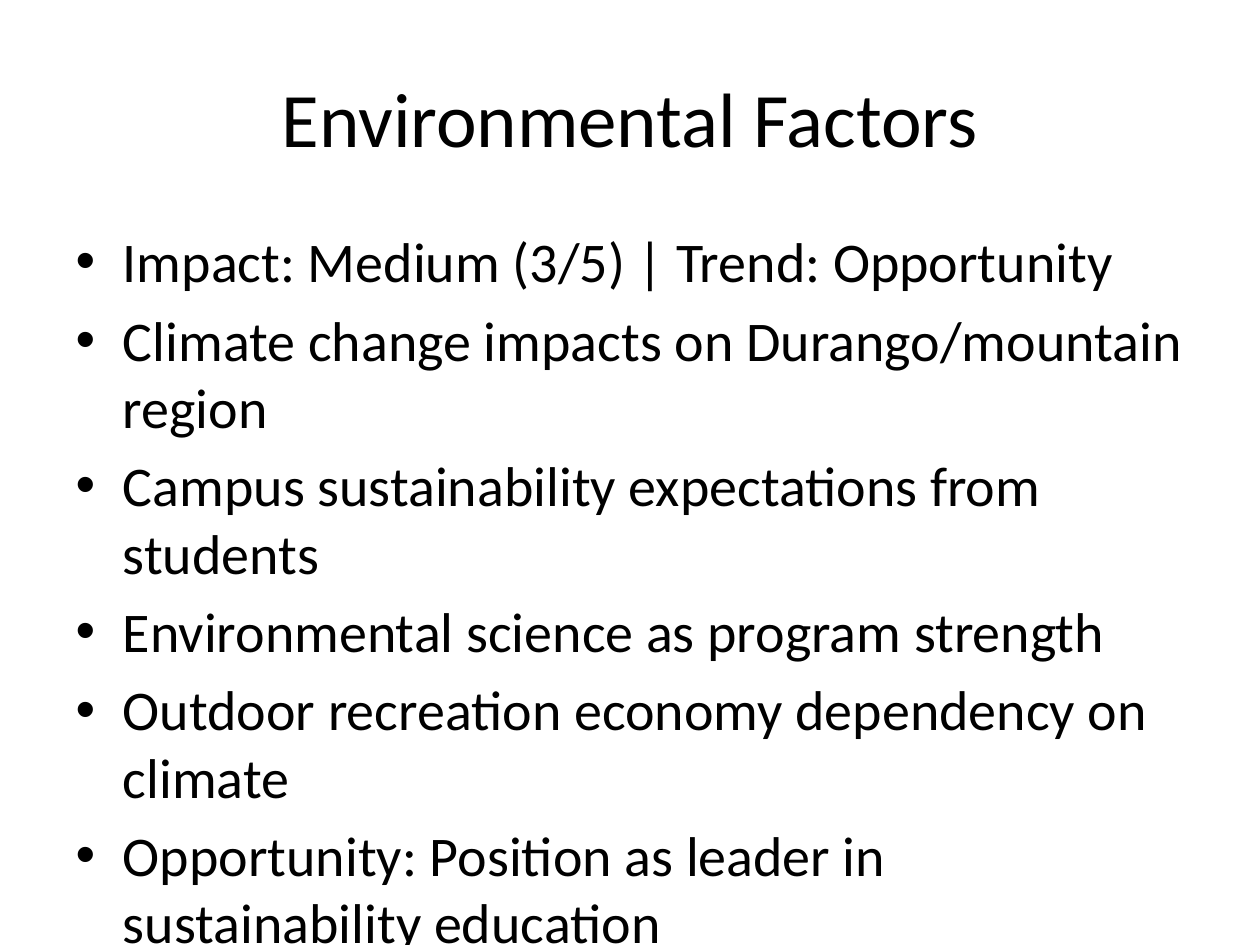
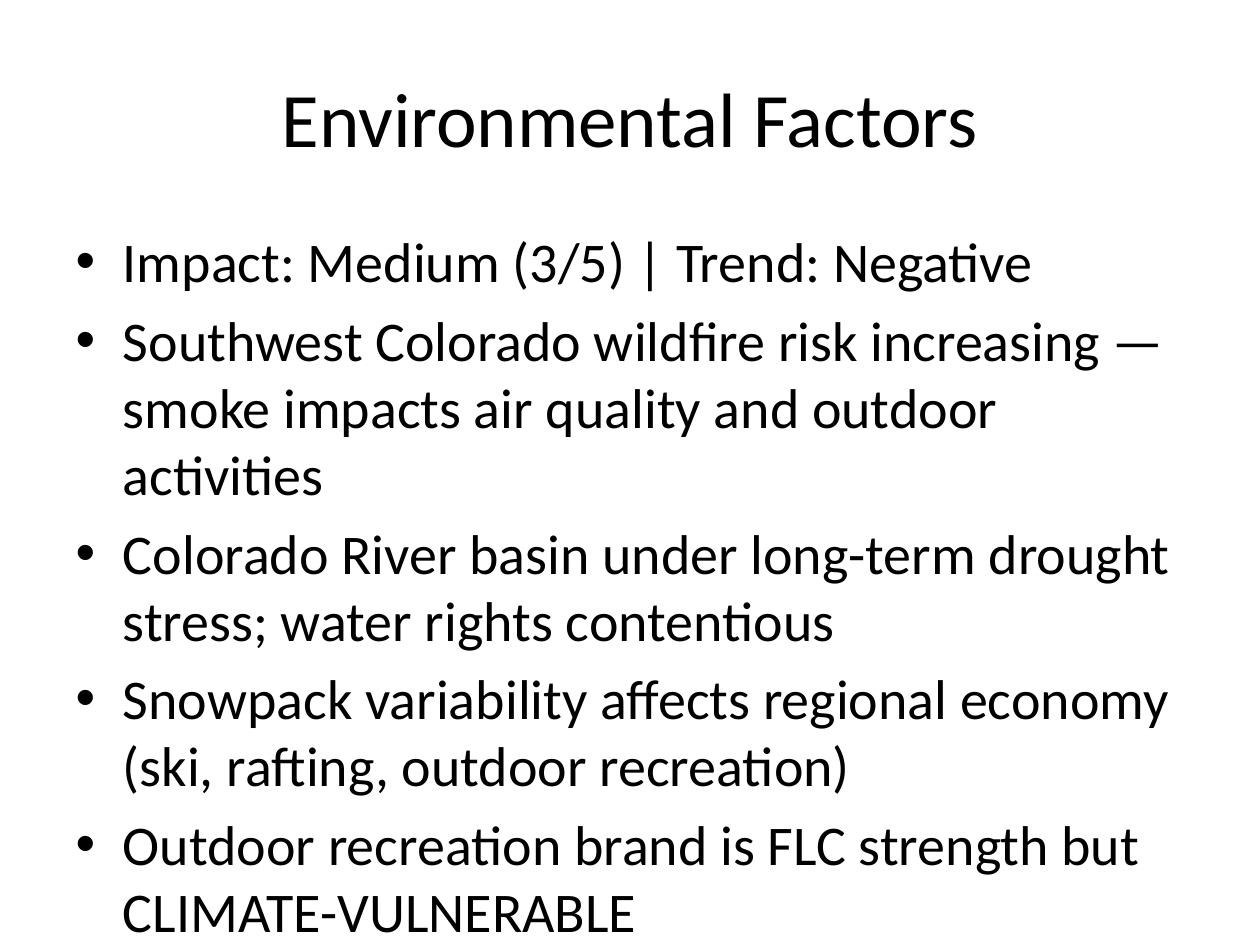
Before and after one commit to sarardm/flc-strategy-optimization-dashboard, a slide deck: slide 8 of generated_docs/PESTLE_Slide_Deck.pptx. Drawn at 1260x945 pixels with LibreOffice and Linux fonts; fonts in the diff are those of the drawing. Boxes give left, top, right and bottom in pixels: in the first picture for what was removed or moved away, otherwise in the second. Text is boxed around its words. In the diff, an @@ line names an element or a change of style, - is before the commit and + after.

Commit message:
Update SWOT Matrix and Zone to Win risk analysis

```diff
--- a/generated_docs/PESTLE_Slide_Deck.pptx
+++ b/generated_docs/PESTLE_Slide_Deck.pptx
@@ text at (123, 241, 1170, 933): text changed @@
-• Impact: Medium (3/5) | Trend: Opportunity
-• Climate change impacts on Durango/mountain region
-• Campus sustainability expectations from students
-• Environmental science as program strength
-• Outdoor recreation economy dependency on climate
-• Opportunity: Position as leader in sustainability education
+• Impact: Medium (3/5) | Trend: Negative
+• Southwest Colorado wildfire risk increasing — smoke impacts air quality and outdoor activities
+• Colorado River basin under long-term drought stress; water rights contentious
+• Snowpack variability affects regional economy (ski, rafting, outdoor recreation)
+• Outdoor recreation brand is FLC strength but CLIMATE-VULNERABLE
+• Opportunity: Proactive sustainability initiatives to build brand beyond compliance
```
Also in this commit, not shown: 7 other slides changed, 15 other files.
